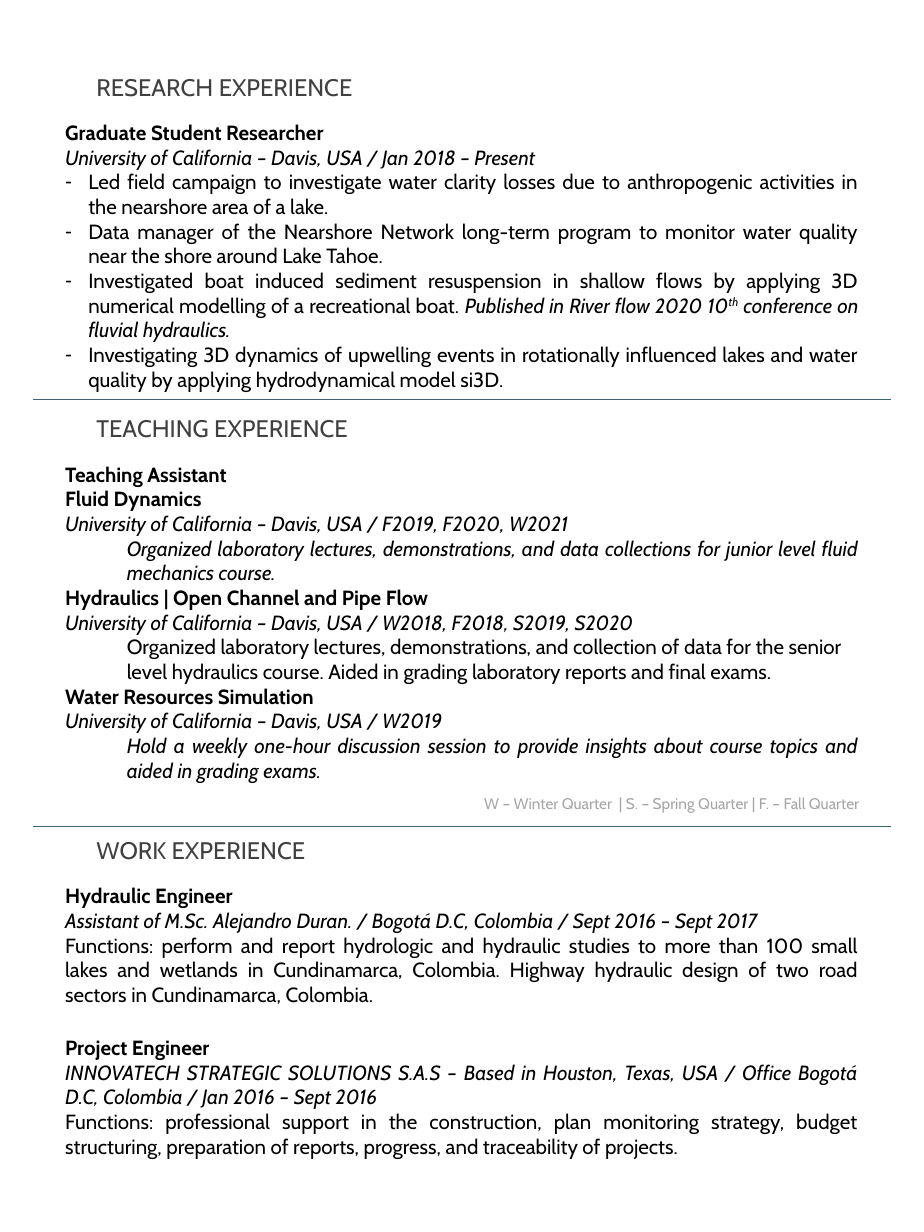
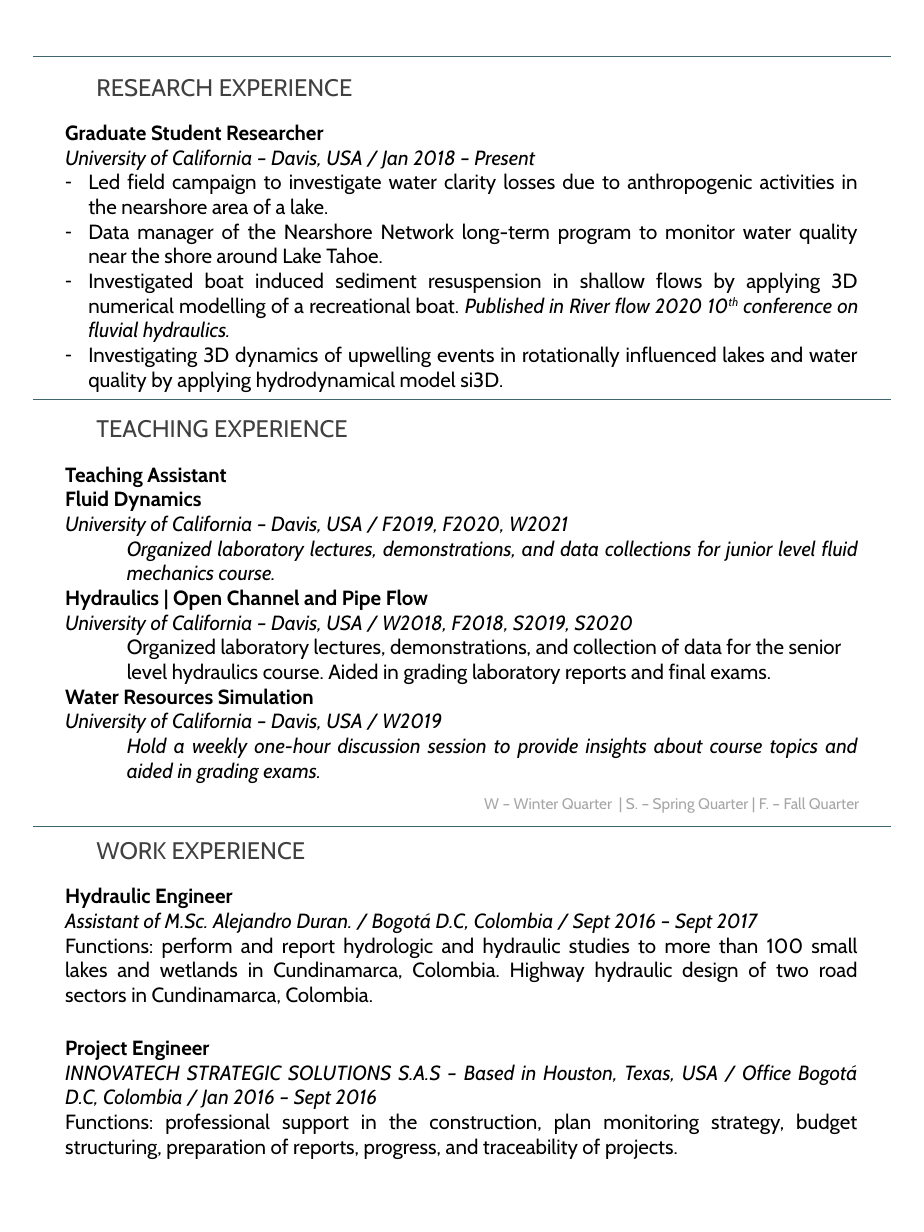
Before and after one commit to savalbuena/savalbuena.github.io, a slide deck: slide 2 of docs/CV_SV_2020_V1.pptx. Drawn at 924x1232 pixels with LibreOffice and Linux fonts; fonts in the diff are those of the drawing. Boxes give left, top, right and bottom in pixels: in the first picture for what was removed or moved away, otherwise in the second. Text is boxed around its words. In the diff, an @@ line names an element or a change of style, - is before the commit and + after.

```diff
--- a/docs/CV_SV_2020_V1.pptx
+++ b/docs/CV_SV_2020_V1.pptx
@@ line added from (33, 57) to (891, 57), #3F656D 0.5 pt @@
```
Also in this commit, not shown: 1 slide added, 1 other file.
